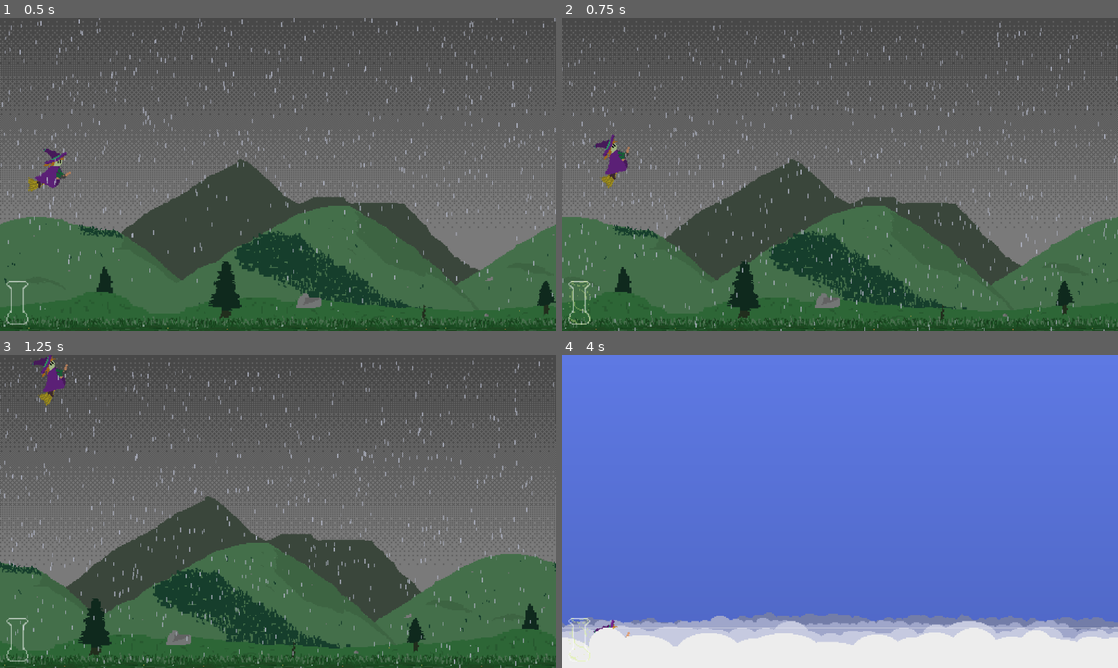
Above: before the commit, frames 1-4 (two rows, left to right).
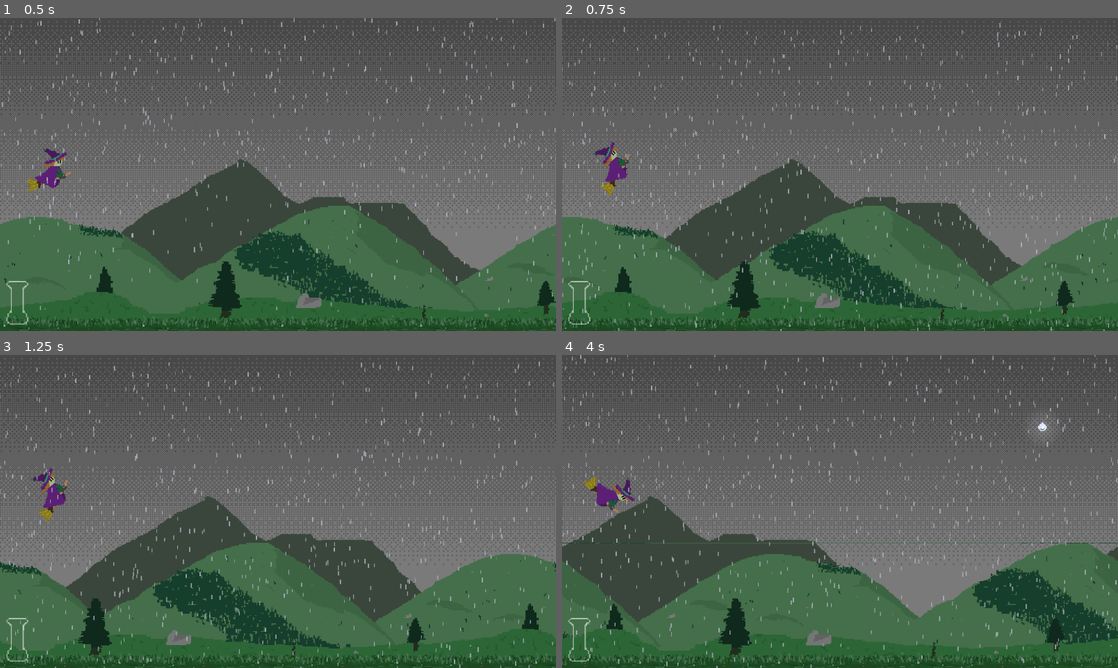
Above: after the commit, the same moments.

Repository: ClementRivaille/storm-witch
Game: Godot game, scene res://main.tscn
The game is run twice, just before and just after one commit, with the same random seed, the same clock (stepped at 60 frames per second) and the same inputs.
Inputs:
- Up to frame 1 (0.5 s): no input
- Up to frame 2 (0.75 s): hold Up (up) from 0.53 s (still down); hold Space (jump) from 0.53 s (still down)
- Up to frame 3 (1.25 s): keep holding Up (up); keep holding Space (jump)
- Up to frame 4 (4 s): release Up (up) at 1.28 s; release Space (jump) at 1.28 s; hold Down (down) 1.28-2.03 s; tap Space (jump) at 1.35, 1.52, 1.82, 2.85, 3.02, 3.32 s; hold Space (jump) 2.03-2.78 s; hold Up (up) 2.03-3.53 s; hold Down (down) from 3.53 s (still down); hold Space (jump) from 3.53 s (still down)

Frame 1 is identical in both runs. In frame 2, 0.6% of the frame differs, in the area x 1-13%, y 37-98%; in frame 3, 0.9%; in frame 4, 100%, in the area x 0-100%, y 0-100%.

Commit message:
feat: implement all levels

Diff:
--- a/main.tscn
+++ b/main.tscn
@@ -40,7 +40,7 @@
 rain = true
 bird_chance = 1
 skull_chance = 0
-enemies_frq = Array[float]([1.5, 4.5])
+enemies_frq = Array[float]([1.2, 4.5])
 
 [sub_resource type="Resource" id="Resource_386ca"]
 script = ExtResource("2_h4nbr")
@@ -50,7 +50,27 @@
 rain = true
 bird_chance = 1
 skull_chance = 0
-enemies_frq = Array[float]([0.8, 3.0])
+enemies_frq = Array[float]([0.5, 2.6])
+
+[sub_resource type="Resource" id="Resource_jffde"]
+script = ExtResource("2_h4nbr")
+background = NodePath("Background/Level4")
+sky = NodePath("Sky/Lvl4")
+lighting = 1
+rain = true
+bird_chance = 2
+skull_chance = 1
+enemies_frq = Array[float]([0.6, 2.9])
+
+[sub_resource type="Resource" id="Resource_ufvw1"]
+script = ExtResource("2_h4nbr")
+background = NodePath("Background/Level5")
+sky = NodePath("Sky/Lvl4")
+lighting = 1
+rain = true
+bird_chance = 4
+skull_chance = 3
+enemies_frq = Array[float]([0.6, 2.5])
 
 [sub_resource type="Resource" id="Resource_1gth4"]
 script = ExtResource("2_h4nbr")
@@ -92,7 +112,7 @@
 texture_filter = 1
 texture_repeat = 2
 script = ExtResource("1_yku23")
-levels = Array[ExtResource("2_h4nbr")]([SubResource("Resource_0teo4"), SubResource("Resource_kwa0b"), SubResource("Resource_386ca"), SubResource("Resource_1gth4")])
+levels = Array[ExtResource("2_h4nbr")]([SubResource("Resource_0teo4"), SubResource("Resource_kwa0b"), SubResource("Resource_386ca"), SubResource("Resource_jffde"), SubResource("Resource_ufvw1"), SubResource("Resource_1gth4")])
 
 [node name="MusicManager" parent="." instance=ExtResource("3_3y8sp")]
 
--- a/scripts/Store.gd
+++ b/scripts/Store.gd
@@ -22,8 +22,7 @@
   return pearls >= jump_cost
 
 func can_levelup() -> bool:
-#  return pearls >= max_pearls
-  return true
+  return pearls >= max_pearls
 
 func jump(is_levelup: bool):
   pearls = maxi(pearls - (levelup_cost if is_levelup else jump_cost), 0)
Not shown: 1 places in main.tscn that only renumber resources
